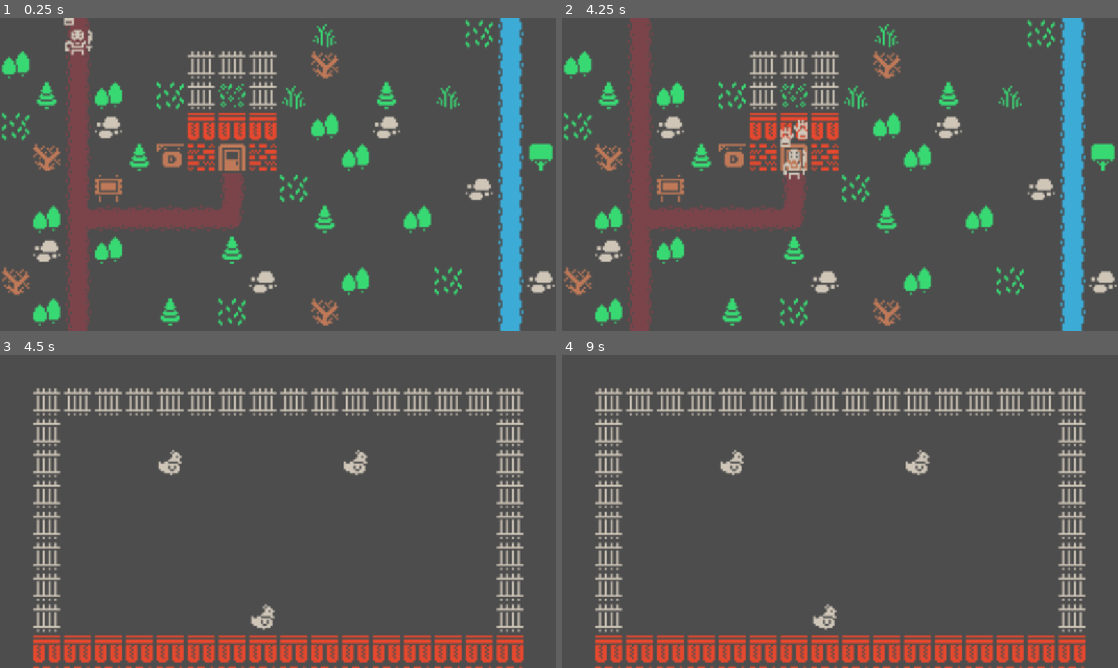
Above: before the commit, frames 1-4 (two rows, left to right).
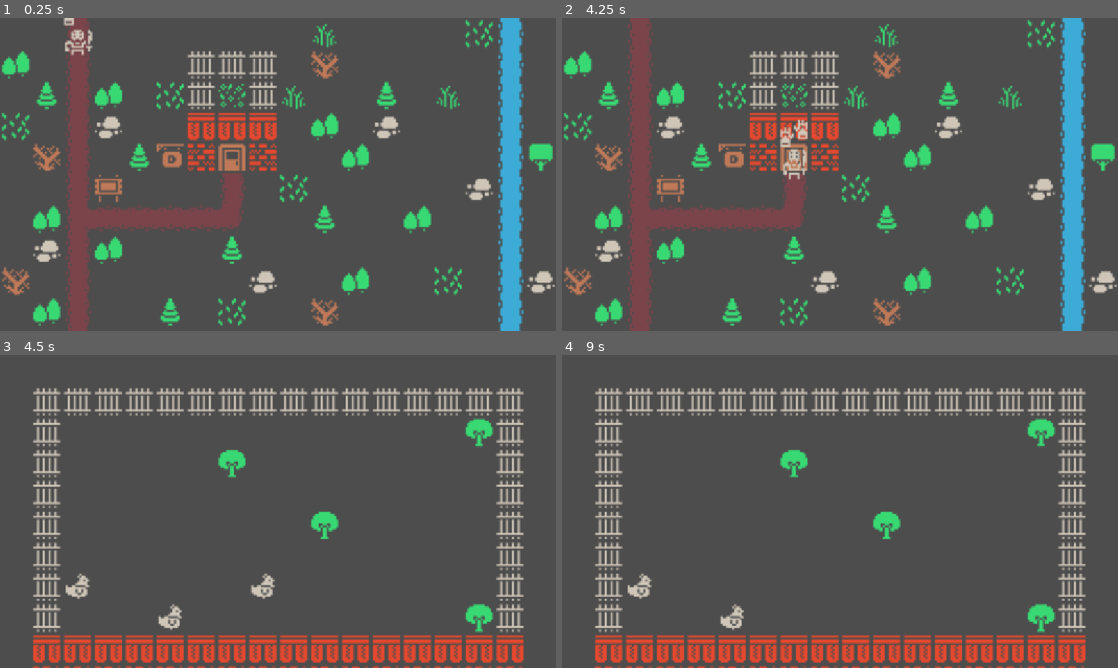
Above: after the commit, the same moments.

Repository: nagolyhprum/last-drop-brewery
Game: Godot game, scene res://Rooms/Town/Town.tscn
Same seed, same stepped clock (60 frames per second), same inputs: the game is played once before the commit and once after it.
Inputs (mouse positions are in pixels of both pictures, inside the frame that each line leads up to):
- Up to frame 1 (0.25 s): no input
- Up to frame 2 (4.25 s): move the mouse to (962, 158) at 0.52 s; click (962, 158) at 0.67 s; move the mouse to (728, 190) at 1.27 s; click (728, 190) at 1.42 s; move the mouse to (895, 105) at 2.02 s; click (895, 105) at 2.17 s; move the mouse to (812, 237) at 2.77 s; click (812, 237) at 2.92 s; move the mouse to (1006, 221) at 3.52 s; click (1006, 221) at 3.67 s
- Up to frame 3 (4.5 s): move the mouse to (111, 464) at 4.27 s; click (111, 464) at 4.42 s
- Up to frame 4 (9 s): tap Enter at 5, 6.5, 8 s; move the mouse to (867, 511) at 5.02 s; click (867, 511) at 5.17 s; tap Space at 5.75, 7.25, 8.75 s; move the mouse to (756, 433) at 5.77 s; click (756, 433) at 5.92 s; move the mouse to (962, 495) at 6.52 s; click (962, 495) at 6.67 s; move the mouse to (728, 527) at 7.27 s; click (728, 527) at 7.42 s; move the mouse to (895, 442) at 8.02 s; click (895, 442) at 8.17 s; move the mouse to (812, 574) at 8.77 s; click (812, 574) at 8.92 s

Frames 1-2 are identical in both runs. In frame 3, 2.4% of the frame differs, in the area x 11-89%, y 20-89%; in frame 4, 2.2%.

Commit message:
you can now click on stuff to harvest

Diff:
--- a/Globals/State.gd
+++ b/Globals/State.gd
@@ -1 +1,3 @@
 extends Node
+
+var garden_sources_and_ingredients = []
--- a/Rooms/Garden/Garden.gd
+++ b/Rooms/Garden/Garden.gd
@@ -1,11 +1,35 @@
 extends Node2D
 
+const ROWS = 7
+const COLUMNS = 14
+const SCALE = 4
+const OFFSET = 2
+const SIZE = 16
+
 func _ready():
-	for column in range(14):
-		for row in range(7):
-			if randf() > .95:
+	State.garden_sources_and_ingredients = []
+	State.garden_sources_and_ingredients.resize(ROWS * COLUMNS)
+	for column in range(COLUMNS):
+		for row in range(ROWS):
+			if randf() > .90:
 				var index = randi() % len(Scenes.SOURCES)
 				var source = Scenes.SOURCES[index].instantiate()
-				source.position.x = (column + 2) * 16
-				source.position.y = (row + 2) * 16
+				source.position.x = (column + OFFSET) * SIZE
+				source.position.y = (row + OFFSET) * SIZE
 				add_child(source)
+				var ingredient = Scenes.INGREDIENTS[index]
+				State.garden_sources_and_ingredients[row * COLUMNS + column] = {
+					"source": source,
+					"ingredient": ingredient
+				}
+
+func _on_area_2d_input_event(viewport: Node, event: InputEvent, shape_idx: int) -> void:
+	if event is InputEventMouseButton and event.pressed:
+		var column = floor((event.position.x - SCALE * OFFSET * SIZE) / (SIZE * SCALE))
+		var row = floor((event.position.y - SCALE * OFFSET * SIZE) / (SIZE * SCALE))
+		var index = row * COLUMNS + column
+		var source_and_ingredient = State.garden_sources_and_ingredients[index]
+		if source_and_ingredient:
+			State.garden_sources_and_ingredients[index] = null
+			source_and_ingredient["source"].queue_free()
+			print(row, ", ", column)
--- a/Rooms/Garden/Garden.tscn
+++ b/Rooms/Garden/Garden.tscn
@@ -1086,6 +1086,9 @@
 [sub_resource type="TileSet" id="TileSet_q3qa7"]
 sources/0 = SubResource("TileSetAtlasSource_oy1xr")
 
+[sub_resource type="RectangleShape2D" id="RectangleShape2D_udv6c"]
+size = Vector2(224, 112)
+
 [node name="Garden" type="Node2D"]
 scale = Vector2(4, 4)
 script = ExtResource("1_gyy67")
@@ -1093,3 +1096,11 @@
 [node name="TileMapLayer" type="TileMapLayer" parent="."]
 tile_map_data = PackedByteArray("AAABAAkAAAAFAAsAAAACAAkAAAAFAAsAAAADAAkAAAAFAAsAAAAEAAkAAAAFAAsAAAAFAAkAAAAFAAsAAAAGAA …(912 unchanged characters)…
 tile_set = SubResource("TileSet_q3qa7")
+
+[node name="Area2D" type="Area2D" parent="."]
+position = Vector2(144, 88)
+
+[node name="CollisionShape2D" type="CollisionShape2D" parent="Area2D"]
+shape = SubResource("RectangleShape2D_udv6c")
+
+[connection signal="input_event" from="Area2D" to="." method="_on_area_2d_input_event"]
Not shown: 1 places in Rooms/Garden/Garden.tscn that only renumber resources
